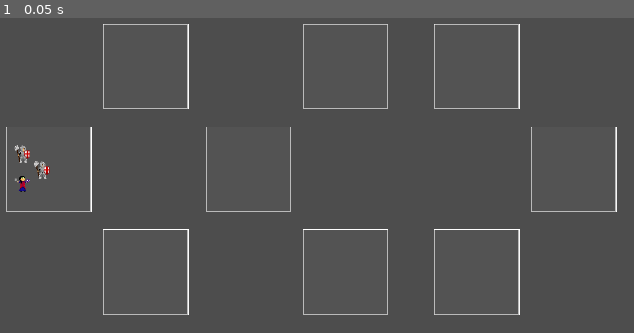
Above: before the commit, frame 1.
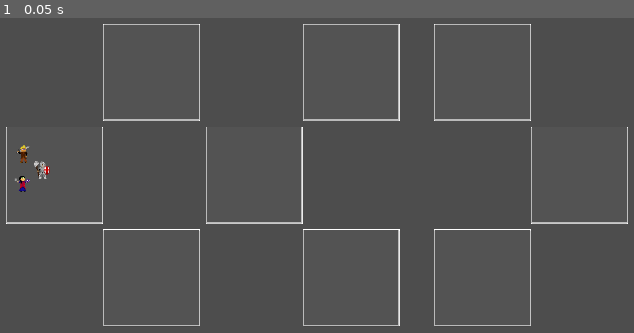
Above: after the commit, the same moment.

Repository: Gamnraa/GMTK-2023-Dungeon-Master
Game: Godot game, scene res://dungeon.tscn
Same seed, same stepped clock (60 frames per second), same inputs: the game is played once before the commit and once after it. The engine's default icon, where the game draws it, is replaced by a stand-in: a white triangle on a blue panel in a dark square.
Inputs:
- Up to frame 1 (0.05 s): no input

The runs differ from the first frame. In frame 1, 2.5% of the frame differs, in the area x 0-100%, y 1-98%.

Commit message:
Implemented new sprites

Diff:
--- a/entities/man_at_arms.tscn
+++ b/entities/man_at_arms.tscn
@@ -1,7 +1,20 @@
-[gd_scene load_steps=3 format=3 uid="uid://c16yn6farik7x"]
+[gd_scene load_steps=5 format=3 uid="uid://c16yn6farik7x"]
 
 [ext_resource type="PackedScene" uid="uid://w7iuoxqntqu4" path="res://entities/paladin.tscn" id="1_wp4wd"]
+[ext_resource type="Texture2D" uid="uid://bbu83f3erv7bl" path="res://art/Man-at-arms.png" id="2_bbw16"]
 [ext_resource type="Script" path="res://entities/man_at_arms.gd" id="2_pr7ix"]
 
+[sub_resource type="SpriteFrames" id="SpriteFrames_3viod"]
+animations = [{
+"frames": [{
+"duration": 1.0,
+"texture": ExtResource("2_bbw16")
+}],
+"loop": true,
+"name": &"idle",
+"speed": 5.0
+}]
+
 [node name="man_at_arms" instance=ExtResource("1_wp4wd")]
+sprite_frames = SubResource("SpriteFrames_3viod")
 script = ExtResource("2_pr7ix")
--- a/room.tscn
+++ b/room.tscn
@@ -4,7 +4,7 @@
 
 [node name="room" type="Area2D"]
 position = Vector2(150, 120)
-scale = Vector2(0.75, 0.75)
+scale = Vector2(0.85, 0.85)
 script = ExtResource("1_ltq06")
 
 [node name="wall" type="ColorRect" parent="."]
Not shown, added: art/Man-at-arms.png.import
Not shown, added: art/Ogre.png.import
Not shown, added: art/goblin.png.import
